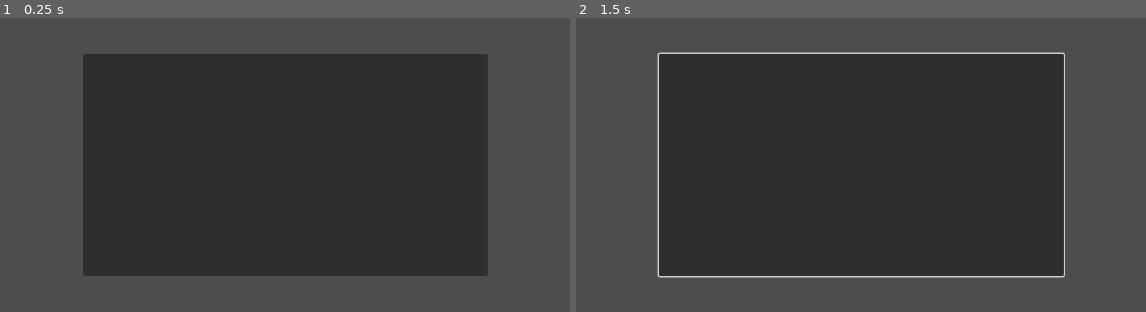
Above: before the commit, frames 1-2 (left to right).
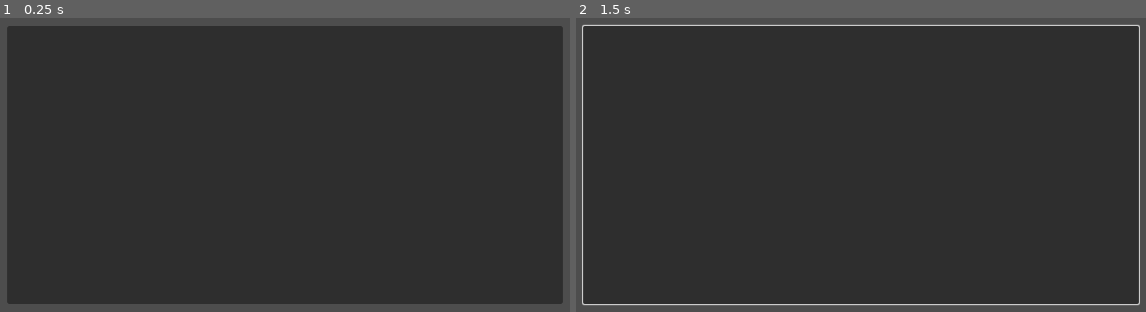
Above: after the commit, the same moments.

Repository: Dorifor/props-busters
Game: Godot game, scene res://assets/ui/playerlistmenu/player_list_menu.tscn
Same seed, same stepped clock (60 frames per second), same inputs: the game is played once before the commit and once after it. This scene is started directly instead of the project's main scene.
Inputs (mouse positions are in pixels of both pictures, inside the frame that each line leads up to):
- Up to frame 1 (0.25 s): no input
- Up to frame 2 (1.5 s): tap Enter (ui_accept) at 0.5, 0.77, 1.25 s; move the mouse to (1037, 141) at 0.52 s; hold D (right) 0.53-1.28 s; hold Right mouse button (aimat) 0.53-1.28 s; move the mouse to (701, 188) at 1.27 s; hold S (backward) from 1.28 s (still down); click (701, 188) at 1.35 s

The runs differ from the first frame. In frame 1, 39% of the frame differs, in the area x 1-99%, y 2-98%; in frame 2, 39%.

Commit message:
listUpdate

Diff:
--- a/assets/ui/playerlistmenu/player_list_menu.gd
+++ b/assets/ui/playerlistmenu/player_list_menu.gd
@@ -1,6 +1,6 @@
 extends Control
 
-@onready var playerlist = $playerlist
+@onready var playerlist = $VBoxContainer/playerlist
 
 signal player_disconnected(peer_id)
 
--- a/assets/ui/playerlistmenu/player_list_menu.tscn
+++ b/assets/ui/playerlistmenu/player_list_menu.tscn
@@ -14,19 +14,25 @@
 grow_vertical = 2
 script = ExtResource("1_71w7g")
 
-[node name="playerlist" type="ItemList" parent="."]
+[node name="VBoxContainer" type="VBoxContainer" parent="."]
+custom_minimum_size = Vector2(800, 400)
 layout_mode = 1
 anchors_preset = 8
 anchor_left = 0.5
 anchor_top = 0.5
 anchor_right = 0.5
 anchor_bottom = 0.5
-offset_left = -291.5
-offset_top = -160.0
-offset_right = 291.5
-offset_bottom = 160.0
+offset_left = -200.0
+offset_top = -150.0
+offset_right = 200.0
+offset_bottom = 150.0
 grow_horizontal = 2
 grow_vertical = 2
+
+[node name="playerlist" type="ItemList" parent="VBoxContainer"]
+custom_minimum_size = Vector2(800, 400)
+layout_mode = 2
+size_flags_horizontal = 4
 theme_override_fonts/font = ExtResource("2_sc0kf")
 theme_override_font_sizes/font_size = 30
 item_count = 1
